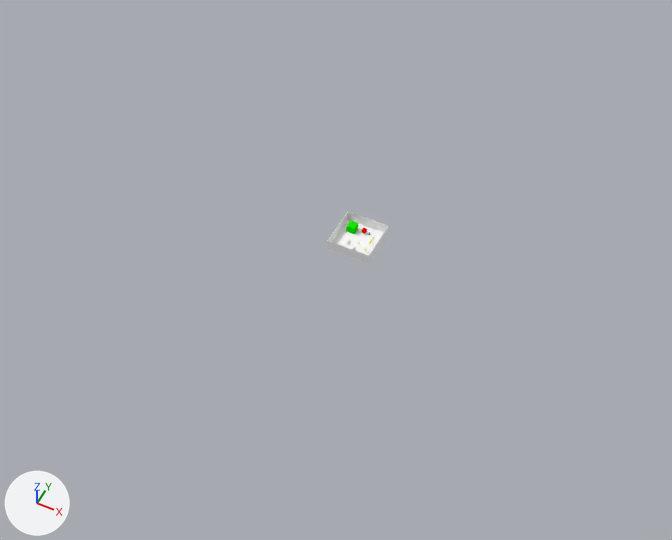
What one commit did to the Blender file game folder/game.blend.
One viewpoint serves both versions: a 50 mm camera at (101.0, -220.0, 254.0) aimed at (-1.0, -16.0, -1.0). The lights are fixed; the arrows at lower left show +X, +Y and +Z.

The first picture shows 'Health', 'pCube6'.
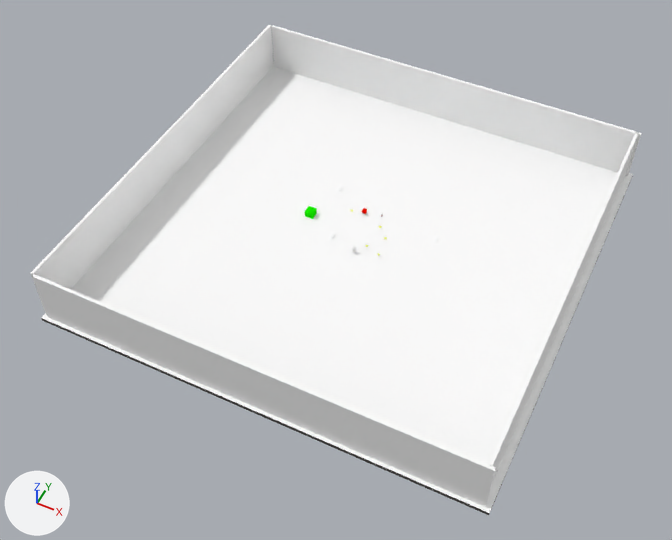
Changed parts and their boxes [x1, y1, x2, y2] in the pictures (672 x 540 px):
'pCube6.001', added
    after: [31, 25, 641, 515]
    faces in mat_lambert2 (its picture is missing): [41, 66, 633, 513]
    faces in mat_wall (its picture is missing): [31, 25, 641, 507]
    faces in mat_other (dark grey #545150): [41, 176, 633, 515]
'pCube6', deleted
    before: [327, 211, 388, 264]
'Health', moved
    before: [346, 221, 358, 234]
    after: [305, 206, 317, 219]

The change in detail:
Material 'other' (mat_other) is new.
Its base color is (0.0881, 0.0826, 0.0799) (dark grey #545150).
Material 'wall' (mat_wall) is new.
Its base color is (1.0, 1.0, 1.0) (white #ffffff).
Material 'lambert1' (mat_lambert1) is new.
Its base color is (0.5, 0.5, 0.5) (grey #bcbcbc).
Mesh me_untitled_003 is new.
It has 40 vertices, 30 faces and spans x -73.1..73.1, y -0.7..19.4, z -73.1..73.1.
Faces by material slot: [4, 1, 1, 24].
It uses material mat_other (dark grey #545150).
It uses material mat_lambert2 (its picture is missing).
It uses material mat_lambert1 (grey #bcbcbc).
It uses material mat_wall (its picture is missing).
Object 'Health' (ob_health) moves from (-4.3, 4.1, 1.6) to (-22.1, 4.1, 1.6).
Object 'pCube6' (ob_pcube6) is deleted.
Object 'pCube6.001' (ob_pcube6_001) is new; it shows me_untitled_003.
Its location is (0.2, -0.1, -0.3).
Its rotation in degrees is (90, 0, 0).
Its scale is (1.13, 1.13, 1.13).
